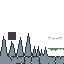
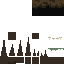
Revision of a layered w=64, h=64 image; what changed, layer by layer:
added layer "Layer 5" above "Layer 6" over [32, 0, 64, 9]
added layer "Layer 4" above "Layer 7" over [32, 0, 64, 16]
added layer "Layer 9" above "Layer 3" over [8, 61, 16, 64]
added layer "Layer 8" above "Layer 1" over [0, 32, 64, 64]
hid "Layer 1", painted on it over [0, 32, 64, 64]
